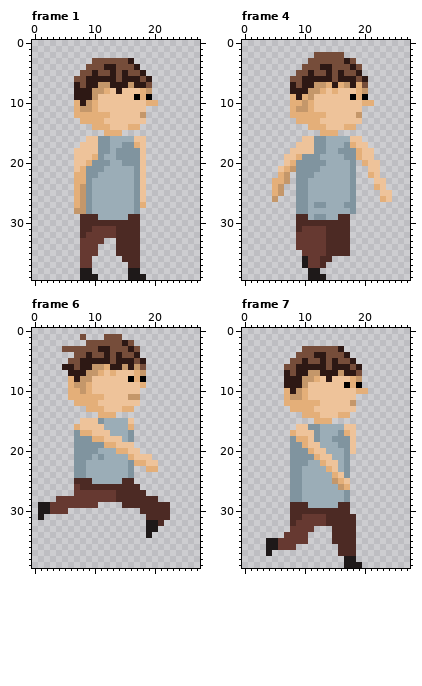
Two versions of one pixel-art file, res/aseprites/Kid Run.aseprite. The picture above is the old version.
28x40 pixels, 7 frames. Shown: frame 1, frame 4, frame 6, frame 7. The commit also changed other frames, which this record leaves out.
And afterwards:
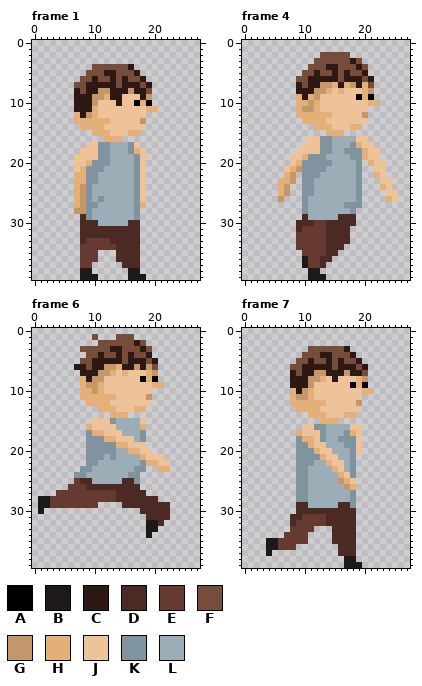
Palette (. is transparent): A #000000  B #1e1919  C #2d1814  D #4c2a24  E #663931  F #764d3a  G #c4976a  H #e4af79  J #eec39a  K #80949f  L #9badb7
Diff:
Changed rows in their new state; - is an unchanged pixel.
Frame 1:
first column x 7:
 3 ---.......----
 4 --.--FF--C.---
 5 -.-F-C--F-C.--
 6 .-F-FF---FFC.-
 7 F---CC-F-C-FC-
 8 -F-C-GC-CGCCF-
 9 ----GHCC--JCG-
10 C-CG---C--AHA.
11 CCC---------HH
12 -CG-JJ-----J--
13 H----H-----G--
14 -HH--J---JJJ--
15 ---HH-JJJHH---
16 --...HHH....--
17 -.------L-J.--
18 .------LL-H---
19 ---J-K-LLL----
20 --------LL----
23 ---K----------
26 ----K---------
27 ---K----------
29 --KL-----LK---
30 ----LLLLL-----
31 ---DDDD-------
32 --DDDDD-------
33 -D---ED-------
34 ----EEE-------
36 ---E---D------
37 --------D-----
Frame 4:
first column x 5:
 2 -------.----F--------
 3 ------.-----FCF------
 4 -----.--F-C--FCF-----
 5 ----.-FC-FCFC-FC-----
 6 ---.-F----CF--CFC----
 7 ---.CF-C-GHCHGCHF----
 8 ---.--C-GHJH--JHG----
 9 ---.HCHG-----JAHA----
10 ---.-HGH-------J-H---
11 ---.H-GH-------J-----
12 ---.-----H----JG-----
13 ----.---H------J-----
14 ------.--H--J-H------
15 --------.--H---------
16 -----.-J-K---L-J-----
17 ----.--J-K--LKH-J----
18 ---.---J-K-L--KH-J---
19 --.-JH--K---L-KH-J---
20 --.JH----K---LK.H-J--
21 -.JHG---K----LK-.-J--
22 -.HG.--K-----LK-.HJ--
23 .-HG.-K------LK--.-J-
24 .HG-.-K------LK--.HJ-
25 .HG-.-K------LK---.-J
26 .G--.--------LK---.HJ
27 ----.--LL-----K------
28 ----.----------------
29 ----.--LL----D-------
30 -------EE----D-------
first column x 16:
34 -.
35 ..
Frame 6:
first column x 1:
 1 -------.-F-..-FF------
 2 --------..----F-CF----
 3 ----...---FFCC-F-CF---
 4 ------..F-CF---CFFC---
 5 -----..FF---C-F-C-FC--
 6 ----..C-FCCGGHC--CGF--
 7 -----..-CCGG--H-JJHG--
 8 -----..HCGG----JJ-HA--
 9 -----..HGGH------JJHH-
10 -----..H-GH------JJ---
11 -----..----HH--JJJG---
12 ------..--HH-----JJ---
13 --------..-HH-JJHH----
14 ----------..-HH-------
15 -------..-JJK--LLJ----
16 ------..H--JJ--LLH----
17 ------..KHH-JJ-LLK----
18 ------..-KKHH-JJLK----
19 ------..---KKHH-JJ----
20 ------..--KKKLLHHJJ---
21 ------..-K--K--LLH-JJ-
22 ------..KK-----LLKHHJJ
23 ------.-K------LKK..HH
24 ----------------K-----
25 ------E---------K-----
26 -----E-E--------------
27 ---EEE----------------
28 BBE-------------------
30 -....-----------------
31 .---------------------
Frame 7:
first column x 7:
 3 ---.-----FC----
 4 --.--F-C--FC---
 5 -.-FC-FCFC-FC--
 6 .-F----CF--CFC-
 7 .CF-C-G--CG-CF-
 8 .--C-GHJC--JHG-
 9 .--CG-----JAHA-
10 .HCGH-------J-H
11 .H-GH-------J--
12 .-----H----JG--
13 -.---H------J--
14 ---.--H--J-H---
15 -----.--H------
16 --.-J-K---L-J--
17 -.H--JK--LKHJ--
18 -.K-HJK-L--KJ--
19 -.-KH-J--L-KJ--
20 -.--KH-J--LKJ--
21 -.---KH-J-LK---
22 -.--K-LH-JLK---
23 -.-K---LHJLK---
24 -.-K----LHJK---
25 -.-K----LGHJ---
26 -.-K-----LGH---
27 -.-K------LK---
28 -.-K------LK---
29 -.---------K---
30 -.---------D---
Boxes around the changes in both pictures, in picture pixels (x1, y1, x2, y2):
changed: (74, 58, 158, 268)
changed: (272, 52, 398, 256)
changed: (38, 334, 170, 520)
changed: (284, 346, 374, 514)
